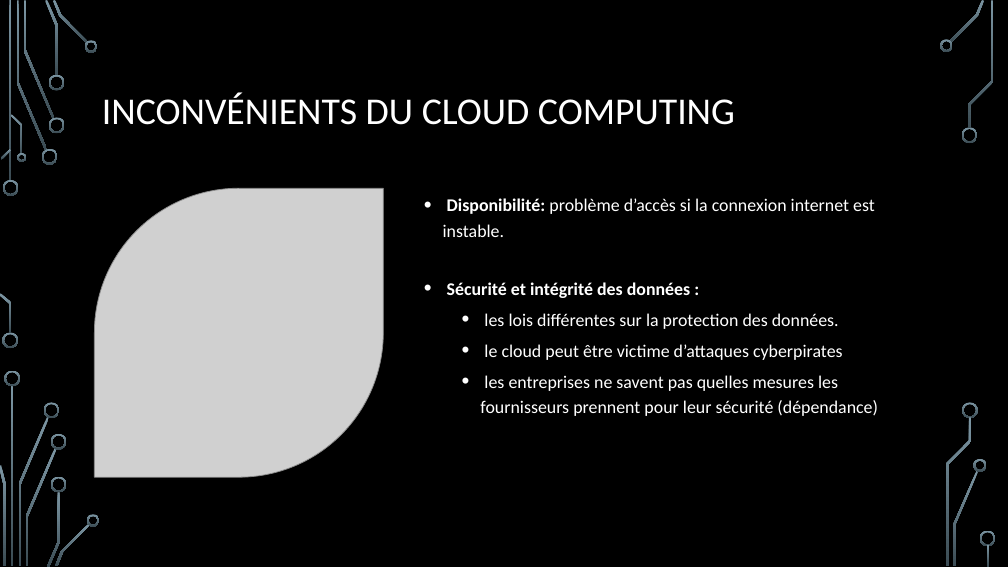
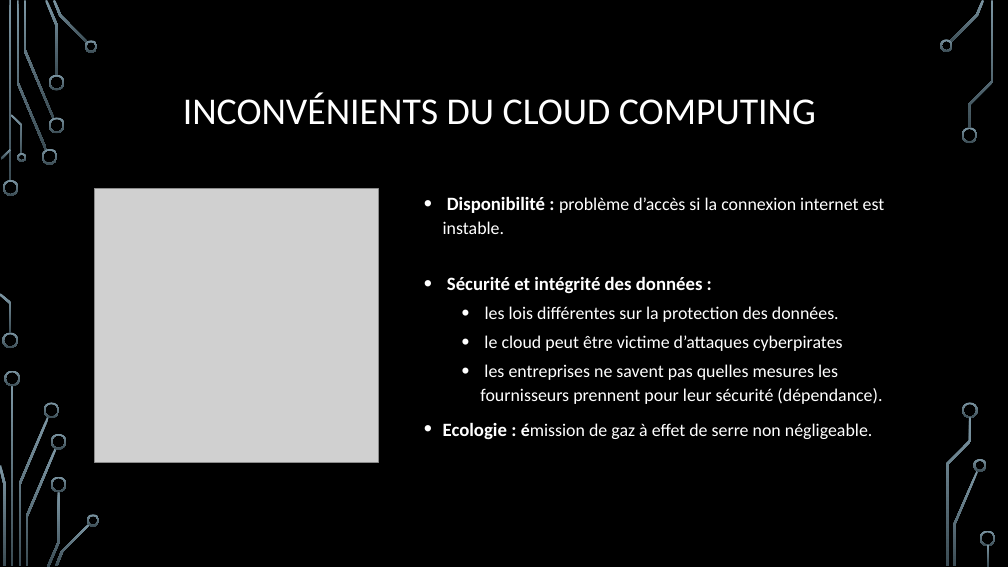
Before and after one commit to CorleoneDany/Cloud-Computing, a slide deck: slide 24 of Cloud Computing - F.pptx (slide 18 before the commit). Drawn at 1008x567 pixels with LibreOffice and Linux fonts; fonts in the diff are those of the drawing; grey boxes stand for pictures; background and template pictures are left out. Boxes give left, top, right and bottom in pixels: in the first picture for what was removed or moved away, otherwise in the second. Text is boxed around its words. In the diff, an @@ line names an element or a change of style, - is before the commit and + after.

```diff
--- a/Cloud Computing - F.pptx
+++ b/Cloud Computing - F.pptx
@@ title "INCONVÉNIENTS DU CLOUD COMPUTING" at [183,92,816,125]: alignment left to centre @@
@@ picture: place and size @@
-picture at [95,188,383,477]
+picture at [95,188,378,463]
@@ text at [443,196,885,234]: text changed @@
-• Disponibilité: problème d’accès si la connexion internet est instable.
+• Disponibilité : problème d’accès si la connexion internet est instable.
@@ text at [447,276,843,351]: size 17 to 17.9 pt in "Sécurité et intégrité des données :"; line spacing 1.2 to 1.1 @@
@@ text at [443,364,882,440]: text changed @@
-  • les entreprises ne savent pas quelles mesures les fournisseurs prennent pour leur sécurité (dépendance)
+  • les entreprises ne savent pas quelles mesures les fournisseurs prennent pour leur sécurité (dépendance).
+• Ecologie : émission de gaz à effet de serre non négligeable.
```
Also in this commit, not shown: 20 other slides changed, 7 slides added, 2 slides removed.
